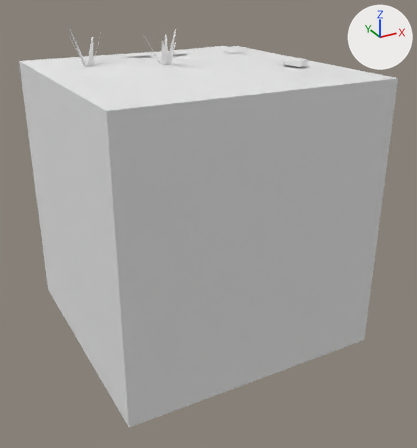
The FBX model Assets/Tiles/Blend/Blend Dark Rock 2.fbx as it was, and as the next commit left it.
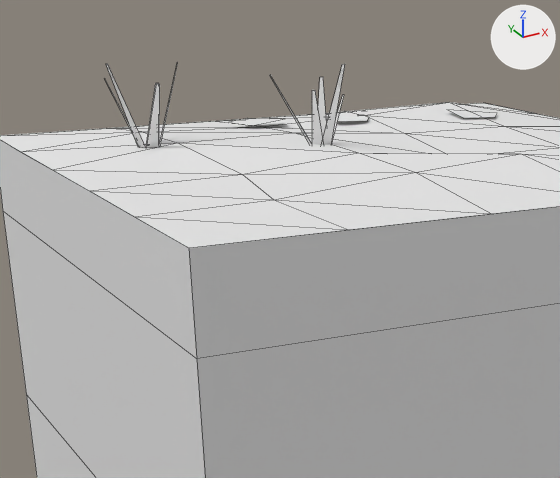
The first picture shows the older version from a 50 mm lens placed at (-1.94, -3.78, 1.7), pointed at (0.04, -0.17, -0.11). The close-ups show the older and then the newer version on the part from 5% to 65% of the width and 0% to 48% of the height of that picture. Only the edits that show in the close-ups are written down. Lighting does not change. The marker at upper right points along +X, +Y and +Z. The close-ups show mesh edges as thin lines. Where no turn or scale is listed for an object, it has been applied to the vertices. Vertices at exactly the same position are counted once.

The first close-up shows 'Blend Dark Rock 2'.
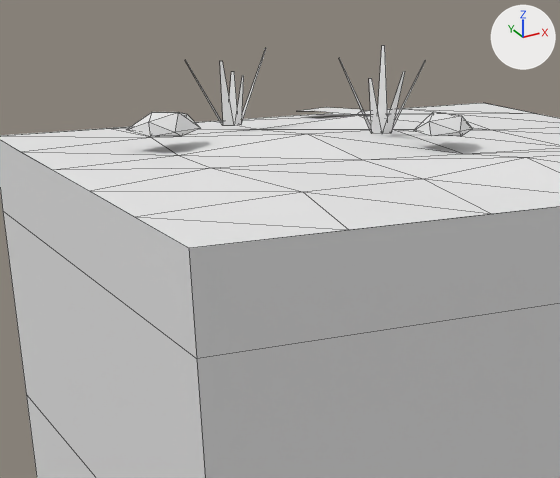
The change in detail:
me_blend_dark_rock_2 is used by ob_blend_dark_rock_2; location (0.0, 0.0, 0.0).
me_blend_dark_rock_2 had 113 vertices, 82 faces and spanned x -1.0..1.0, y -1.0..1.0, z -1.0..1.34.
me_blend_dark_rock_2 now has 129 vertices, 134 faces and spans x -1.0..1.0, y -1.0..1.0, z -1.0..1.36.
me_blend_dark_rock_2 part 1: the loose piece of 5 vertices spanning x 0.07..0.22, y 0.43..0.58, z 1.09..1.11 is turned 139.1 degrees about the z axis through its middle and scaled by 1.61, then moved by (0.01, 0.21, 0.0).
me_blend_dark_rock_2 part 2: 9 loose pieces with 43 vertices, spanning x -0.81..0.78, y -0.42..0.48, z 1.06..1.34, are deleted.
Part 3, on me_blend_dark_rock_2:
10 vertices are removed from x -0.33..-0.07, y -0.04..0.62, z 1.09..1.3.
4 faces are deleted.
23 vertices move from x -0.63..0.65, y -0.63..0.69, z 1.05..1.3 to x -0.63..0.61, y -0.63..0.67, z 1.05..1.26.
69 vertices are added at x -0.71..0.69, y -0.77..0.66, z 1.09..1.36.
70 new faces join them.

Pixel boxes (x1, y1, x2, y2) of what changed, in the close-ups (560 x 478 px; the box of a moved part takes in the faces that stretch with it):
'Blend Dark Rock 2', reshaped
    before: (0, 62, 560, 478)
    after: (0, 45, 560, 478)
part 1 of me_blend_dark_rock_2, moved or reshaped
    before: (327, 111, 369, 122)
    after: (301, 107, 361, 115)
part 2 of me_blend_dark_rock_2, deleted
    before: (106, 62, 497, 148)
part 3 of me_blend_dark_rock_2, reshaped
    before: (159, 75, 447, 174)
    after: (127, 45, 472, 179)
